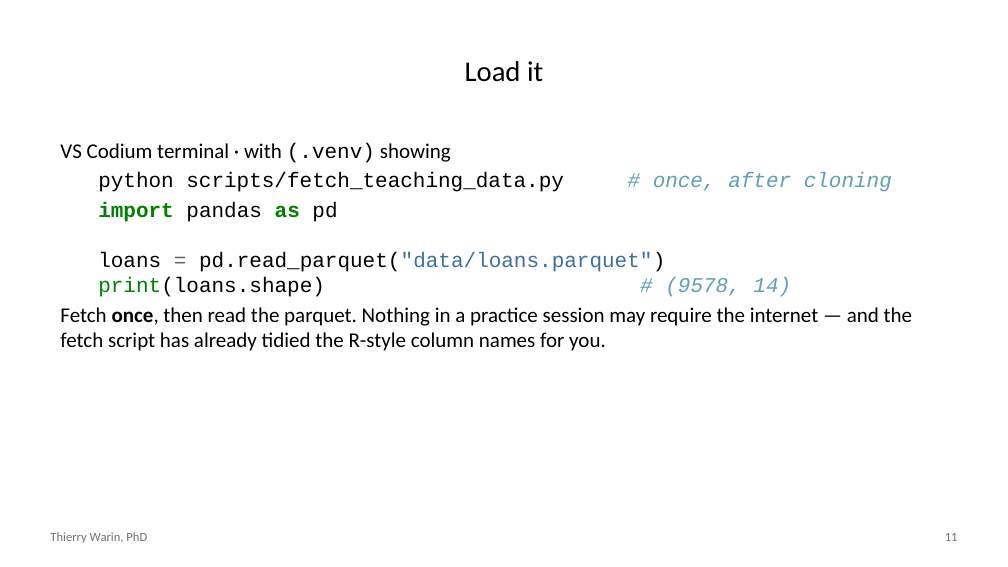
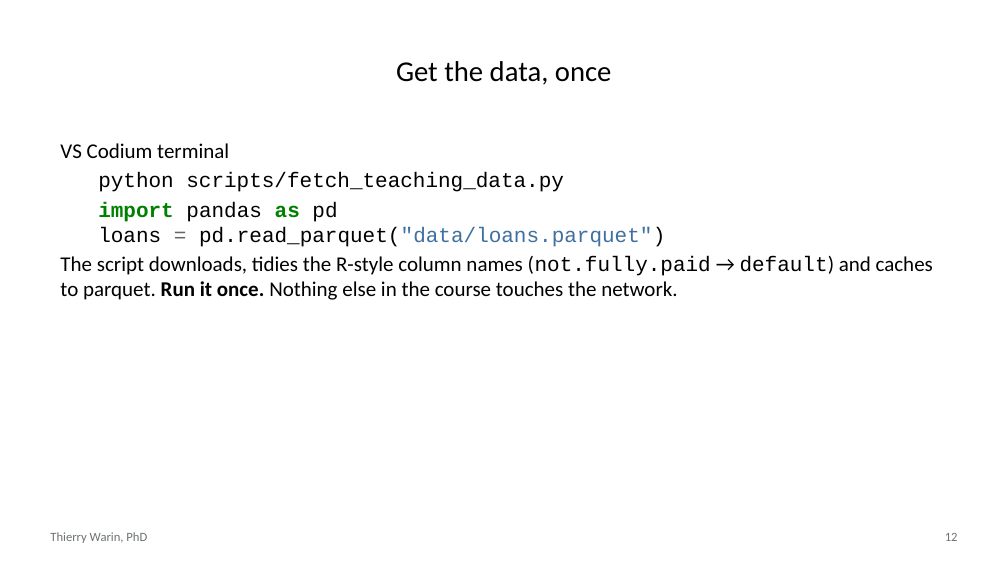
Before and after one commit to warint/quantitative-methods, a slide deck: slide 12 of 06-classification-logistic-and-penalised/slides.pptx (slide 11 before the commit). Drawn at 1008x567 pixels with LibreOffice and Linux fonts; fonts in the diff are those of the drawing. Boxes give left, top, right and bottom in pixels: in the first picture for what was removed or moved away, otherwise in the second. Text is boxed around its words. In the diff, an @@ line names an element or a change of style, - is before the commit and + after.

```diff
--- a/06-classification-logistic-and-penalised/slides.pptx
+++ b/06-classification-logistic-and-penalised/slides.pptx
@@ title at box(396, 61, 612, 85): text changed @@
-Load it
+Get the data, once
@@ text at box(60, 143, 933, 300): text changed @@
-VS Codium terminal · with (.venv) showing
-python scripts/fetch_teaching_data.py # once, after cloning
-import pandas as pd
-loans = pd.read_parquet("data/loans.parquet")
-print(loans.shape) # (9578, 14)
-Fetch once, then read the parquet. Nothing in a practice session may require the internet — and the fetch script has already tidied the R-style column names for you.
+VS Codium terminal
+python scripts/fetch_teaching_data.py
+import pandas as pd
+loans = pd.read_parquet("data/loans.parquet")
+The script downloads, tidies the R-style column names (not.fully.paid → default) and caches to parquet. Run it once. Nothing else in the course touches the network.
```
Also in this commit, not shown: 20 other slides changed, 24 slides added, 20 slides removed, 3 other files.
